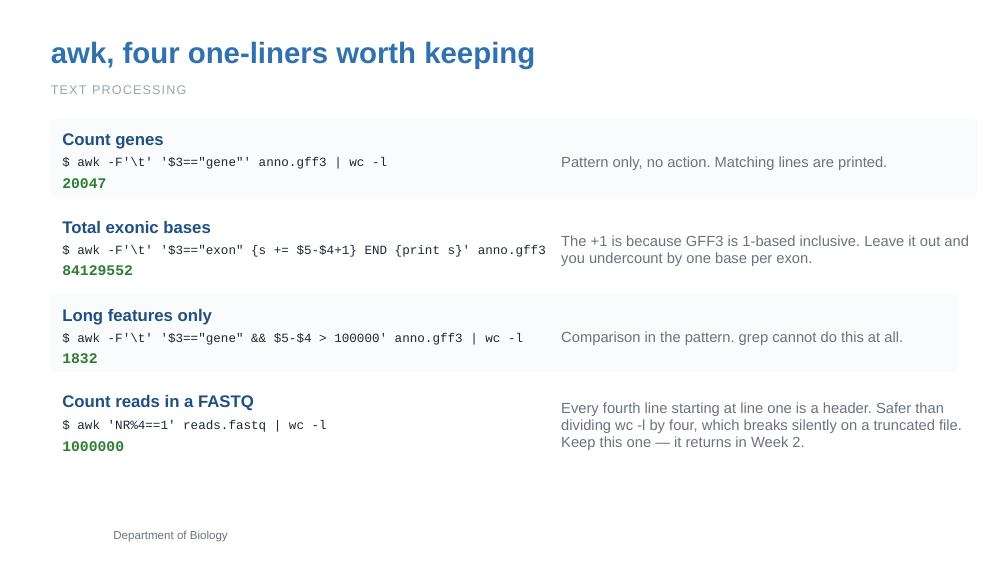
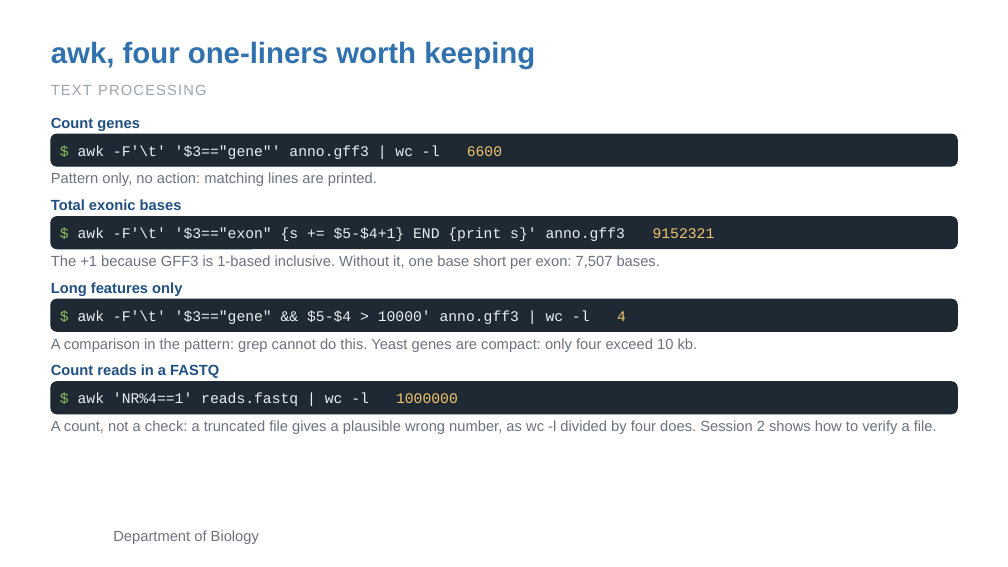
Before and after one commit to zhan4429/TuftsAppliedBioinfo, a slide deck: slide 22 of slides/week-01/Week01_Session1_CommandLine_Text_Git.pptx. Drawn at 1008x567 pixels with LibreOffice and Linux fonts; fonts in the diff are those of the drawing; background and template pictures are left out. Boxes give left, top, right and bottom in pixels: in the first picture for what was removed or moved away, otherwise in the second. Text is boxed around its words. In the diff, an @@ line names an element or a change of style, - is before the commit and + after.

Commit message:
update week1 materials

```diff
--- a/slides/week-01/Week01_Session1_CommandLine_Text_Git.pptx
+++ b/slides/week-01/Week01_Session1_CommandLine_Text_Git.pptx
@@ text "TEXT PROCESSING" at (x1=51, y1=85, x2=207, y2=95): size 12 to 14 pt @@
@@ text "Count genes" moved from (x1=62, y1=133, x2=163, y2=149) to (x1=51, y1=117, x2=140, y2=131) @@
@@ rounded rectangle resized from (x1=51, y1=119, x2=977, y2=197) to (x1=51, y1=134, x2=957, y2=166) @@
@@ rounded rectangle at (x1=51, y1=134, x2=957, y2=166): fill #FAFBFC to #1F2933; outline #FAFBFC 1 pt to #1F2933 1 pt; proportions changed @@
@@ text at (x1=78, y1=145, x2=502, y2=159): text changed; size 12 to 14 pt; text colour #1F2933 to #E8EEF4 @@
-$ awk -F'\t' '$3=="gene"' anno.gff3 | wc -l
+$ awk -F'\t' '$3=="gene"' anno.gff3 | wc -l 6600
@@ text at (x1=51, y1=172, x2=377, y2=186): text changed @@
-Pattern only, no action. Matching lines are printed.
+Pattern only, no action: matching lines are printed.
@@ text removed at (x1=62, y1=178, x2=106, y2=188) @@
-20047
@@ text "Total exonic bases" moved from (x1=62, y1=221, x2=211, y2=233) to (x1=51, y1=199, x2=182, y2=210) @@
@@ rounded rectangle resized from (x1=51, y1=207, x2=957, y2=284) to (x1=51, y1=217, x2=957, y2=250) @@
@@ rounded rectangle at (x1=51, y1=217, x2=957, y2=250): fill #FFFFFF to #1F2933; outline #FFFFFF 1 pt to #1F2933 1 pt; proportions changed @@
@@ text at (x1=78, y1=227, x2=715, y2=241): text changed; size 12 to 14 pt; text colour #1F2933 to #E8EEF4 @@
-$ awk -F'\t' '$3=="exon" {s += $5-$4+1} END {print s}' anno.gff3
+$ awk -F'\t' '$3=="exon" {s += $5-$4+1} END {print s}' anno.gff3 9152321
@@ text at (x1=51, y1=255, x2=660, y2=269): text changed @@
-The +1 is because GFF3 is 1-based inclusive. Leave it out and you undercount by one base per exon.
+The +1 because GFF3 is 1-based inclusive. Without it, one base short per exon: 7,507 bases.
@@ text removed at (x1=62, y1=265, x2=133, y2=275) @@
-84129552
@@ text "Long features only" moved from (x1=62, y1=309, x2=212, y2=325) to (x1=51, y1=282, x2=182, y2=296) @@
@@ rounded rectangle at (x1=51, y1=299, x2=957, y2=332): fill #FAFBFC to #1F2933; outline #FAFBFC 1 pt to #1F2933 1 pt; proportions changed @@
@@ rounded rectangle resized from (x1=51, y1=295, x2=957, y2=372) to (x1=51, y1=299, x2=957, y2=332) @@
@@ text at (x1=78, y1=310, x2=626, y2=324): text changed; size 12 to 14 pt; text colour #1F2933 to #E8EEF4 @@
-$ awk -F'\t' '$3=="gene" && $5-$4 > 100000' anno.gff3 | wc -l
+$ awk -F'\t' '$3=="gene" && $5-$4 > 10000' anno.gff3 | wc -l 4
@@ vertical alignment middle to top in 7 elements at (x1=51, y1=172, x2=377, y2=186), (x1=78, y1=145, x2=502, y2=159), (x1=78, y1=227, x2=715, y2=241), (x1=78, y1=392, x2=458, y2=406), (x1=78, y1=310, x2=626, y2=324), (x1=51, y1=255, x2=660, y2=269), (x1=51, y1=338, x2=698, y2=352) @@
@@ text at (x1=51, y1=338, x2=698, y2=352): text changed @@
-Comparison in the pattern. grep cannot do this at all.
+A comparison in the pattern: grep cannot do this. Yeast genes are compact: only four exceed 10 kb.
@@ text removed at (x1=62, y1=353, x2=97, y2=363) @@
-1832
@@ size 16 to 14 pt; line spacing 1 to 16.8pt; vertical alignment middle to top in 4 elements at (x1=51, y1=117, x2=140, y2=131), (x1=51, y1=199, x2=182, y2=210), (x1=51, y1=282, x2=182, y2=296), (x1=51, y1=364, x2=219, y2=378) @@
@@ text "Count reads in a FASTQ" moved from (x1=62, y1=395, x2=254, y2=411) to (x1=51, y1=364, x2=219, y2=378) @@
@@ rounded rectangle at (x1=51, y1=382, x2=957, y2=414): fill #FFFFFF to #1F2933; outline #FFFFFF 1 pt to #1F2933 1 pt; proportions changed @@
@@ rounded rectangle resized from (x1=51, y1=383, x2=957, y2=460) to (x1=51, y1=382, x2=957, y2=414) @@
@@ text at (x1=78, y1=392, x2=458, y2=406): text changed; size 12 to 14 pt; text colour #1F2933 to #E8EEF4 @@
-$ awk 'NR%4==1' reads.fastq | wc -l
+$ awk 'NR%4==1' reads.fastq | wc -l 1000000
@@ text removed at (x1=561, y1=402, x2=962, y2=450) @@
-Every fourth line starting at line one is a header. Safer than dividing wc -l by four, which breaks silently on a truncated file. Keep this one — it returns in Week 2.
@@ text added at (x1=51, y1=420, x2=937, y2=434), 14 pt, text #6B7280 @@
+A count, not a check: a truncated file gives a plausible wrong number, as wc -l divided by four does. Session 2 shows how to verify a file.
@@ text removed at (x1=62, y1=441, x2=124, y2=451) @@
-1000000
@@ text "Department of Biology" at (x1=113, y1=530, x2=259, y2=544): size 11 to 14 pt @@
```
Also in this commit, not shown: 19 other slides changed, 4 other files.
